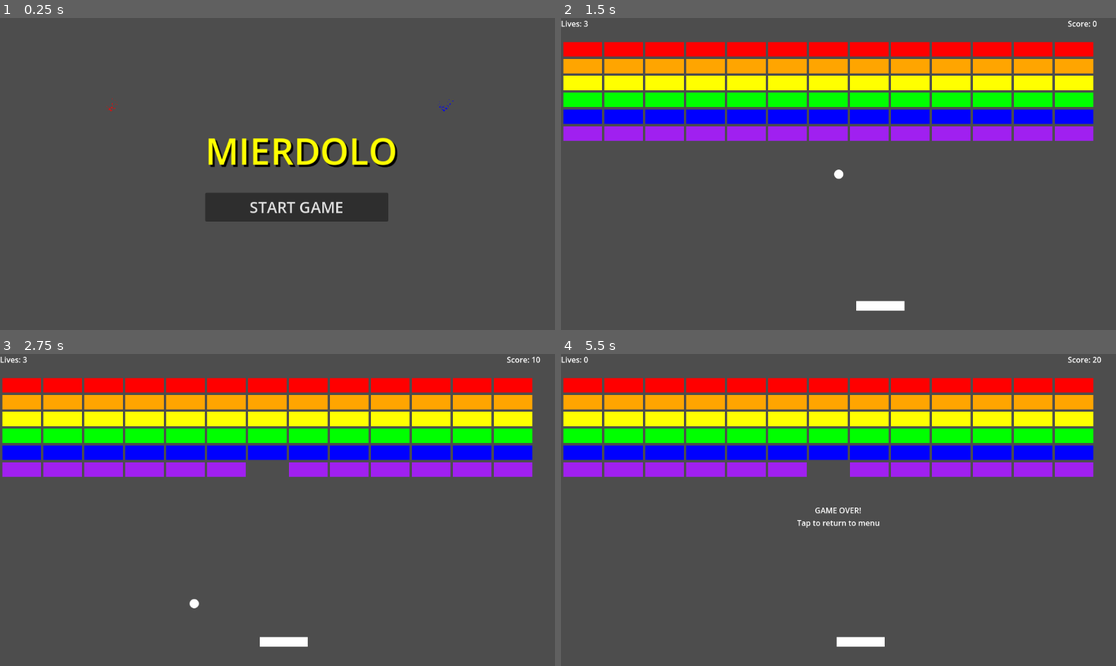
Above: before the commit, frames 1-4 (two rows, left to right).
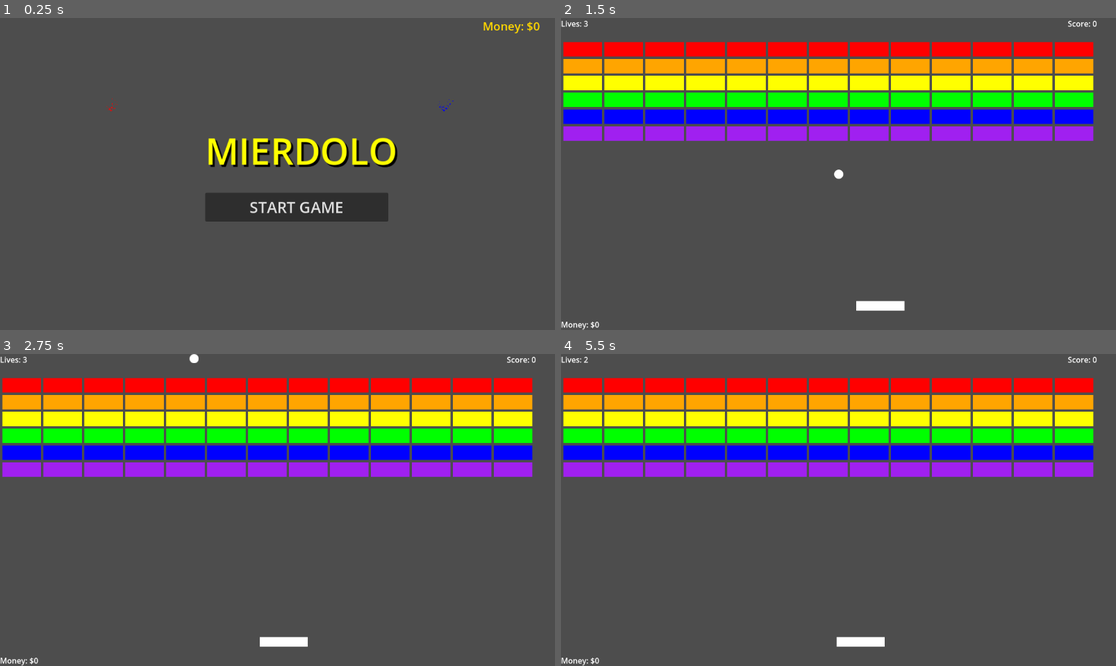
Above: after the commit, the same moments.

Repository: Jav1B/arkaclone
Game: Godot game, scene res://main_menu.tscn
Same seed, same stepped clock (60 frames per second), same inputs: the game is played once before the commit and once after it.
Inputs (mouse positions are in pixels of both pictures, inside the frame that each line leads up to):
- Up to frame 1 (0.25 s): no input
- Up to frame 2 (1.5 s): click "START GAME" at 0.5 s; tap Enter (ui_accept) at 1.25 s; move the mouse to (960, 158) at 1.27 s; press the mouse at (960, 158) at 1.28 s; hold Right (ui_right) from 1.28 s (still down)
- Up to frame 3 (2.75 s): tap Enter (ui_accept) at 1.52, 1.55, 1.82, 2.1, 2.27, 2.57 s; move the mouse to (166, 525) at 2.02 s; release Right (ui_right) at 2.03 s; release the mouse at (166, 525) at 2.03 s; hold Left (ui_left) from 2.03 s (still down); click (166, 525) at 2.3 s
- Up to frame 4 (5.5 s): move the mouse to (894, 441) at 2.77 s; release Left (ui_left) at 2.78 s; press the mouse at (894, 441) at 2.78 s; hold Right (ui_right) 2.78-4.28 s; tap Enter (ui_accept) at 3.05, 3.77, 4.07, 5.27 s; move the mouse to (810, 572) at 3.52 s; release the mouse at (810, 572) at 3.53 s; click (810, 572) at 3.6 s; move the mouse to (1005, 556) at 4.27 s; hold Enter (ui_accept) 4.28-5.03 s; hold Left (ui_left) from 4.28 s (still down); move the mouse to (672, 463) at 5.02 s; click (672, 463) at 5.1 s

The runs differ from the first frame. In frame 1, 0.1% of the frame differs, in the area x 87-98%, y 1-5%; in frame 2, less than 0.1%; in frame 3, 0.5%; in frame 4, 0.7%, in the area x 0-98%, y 0-100%.

Commit message:
Add comprehensive money system with persistent storage
💰 Money System Features:
- MoneyManager singleton with persistent cookie/file storage
- Falling money drops that must be caught with paddle
- Multi-hit bricks with progressive damage visualization
- Bigger money rewards for deeper/harder bricks

🎮 Gameplay Mechanics:
- Front rows: 1 hit, $10 reward
- Middle rows: 2 hits, $25 reward
- Back rows: 3 hits, $50 reward
- Bricks show visual damage (darkening, cracks)
- Money drops fall and expire after 10 seconds

💎 Money Drop System:
- Different colored money bags based on value
- Green ($), Yellow ($$), Gold ($$$) visual indicators
- Physics-based falling with collection detection
- Money persists between games and sessions

🖥️ UI Integration:
- Money display in both main menu and game
- Real-time updates when money is collected
- Golden money text styling in main menu
- Bottom-left positioning during gameplay

Money is saved to user://money_save.cfg and persists across game sessions\!

🤖 Generated with [Claude Code](https://claude.ai/code)

Co-Authored-By: Claude <noreply@anthropic.com>

Diff:
--- a/brick.gd
+++ b/brick.gd
@@ -3,17 +3,51 @@
 @export var brick_width = 80.0
 @export var brick_height = 30.0
 @export var brick_color = Color.RED
+@export var hits_required = 1
+@export var money_value = 10
 
 signal destroyed
+signal money_dropped(amount, pos)
+
+var current_hits = 0
 
 func _ready():
+	update_brick_appearance()
+
+func update_brick_appearance():
 	# Create a colored rectangle for the brick
 	var sprite = $BrickSprite
 	var texture = ImageTexture.new()
 	var image = Image.create(int(brick_width), int(brick_height), false, Image.FORMAT_RGB8)
-	image.fill(brick_color)
+
+	# Darken brick based on damage taken
+	var damage_factor = float(current_hits) / float(hits_required)
+	var current_color = brick_color.lerp(Color.BLACK, damage_factor * 0.5)
+	image.fill(current_color)
+
+	# Add cracks if damaged
+	if current_hits > 0 and hits_required > 1:
+		add_cracks_to_image(image, damage_factor)
+
 	texture.set_image(image)
 	sprite.texture = texture
+
+func add_cracks_to_image(image: Image, damage_factor: float):
+	var width = int(brick_width)
+	var height = int(brick_height)
+
+	# Add some simple crack lines
+	if damage_factor > 0.3:
+		# Horizontal crack
+		for x in range(width):
+			if x % 3 == 0:  # Sparse crack
+				image.set_pixel(x, height / 2, Color.DARK_GRAY)
+
+	if damage_factor > 0.6:
+		# Vertical crack
+		for y in range(height):
+			if y % 2 == 0:  # Sparse crack
+				image.set_pixel(width / 2, y, Color.DARK_GRAY)
 
 	# Set up collision shape
 	var collision = $BrickCollision
@@ -28,5 +62,20 @@
 	physics_material_override = brick_material
 
 func hit():
-	destroyed.emit()
-	queue_free()
+	current_hits += 1
+
+	if current_hits >= hits_required:
+		# Brick is destroyed - drop money
+		money_dropped.emit(money_value, global_position)
+		destroyed.emit()
+		queue_free()
+	else:
+		# Brick is damaged but not destroyed - update appearance
+		update_brick_appearance()
+
+func setup_brick(color: Color, hits: int, money: int):
+	brick_color = color
+	hits_required = hits
+	money_value = money
+	current_hits = 0
+	update_brick_appearance()
--- a/main.gd
+++ b/main.gd
@@ -3,6 +3,7 @@
 var paddle_scene = preload("res://paddle.tscn")
 var ball_scene = preload("res://ball.tscn")
 var brick_scene = preload("res://brick.tscn")
+var money_drop_scene = preload("res://money_drop.tscn")
 
 var paddle
 var ball
@@ -12,11 +13,16 @@
 
 @onready var score_label = $UI/ScoreLabel
 @onready var lives_label = $UI/LivesLabel
+@onready var money_label = $UI/MoneyLabel
 @onready var game_over_label = $UI/GameOverLabel
 
 func _ready():
 	create_boundaries()
 	setup_game()
+
+	# Connect to money system
+	MoneyManager.money_changed.connect(_on_money_changed)
+	update_ui()
 
 func create_boundaries():
 	# Create invisible walls around the screen
@@ -95,12 +101,25 @@
 	for row in range(rows):
 		for col in range(cols):
 			var brick = brick_scene.instantiate()
-			brick.brick_color = colors[row % colors.size()]
+
+			# Deeper rows require more hits and give more money
+			var hits_required = 1
+			var money_value = 10
+
+			if row >= 4:  # Back two rows
+				hits_required = 3
+				money_value = 50
+			elif row >= 2:  # Middle two rows
+				hits_required = 2
+				money_value = 25
+
+			brick.setup_brick(colors[row % colors.size()], hits_required, money_value)
 			brick.position = Vector2(
 				col * (brick_width + padding) + brick_width / 2 + padding,
 				row * (brick_height + padding) + brick_height / 2 + 50
 			)
 			brick.destroyed.connect(_on_brick_destroyed)
+			brick.money_dropped.connect(_on_money_dropped)
 			bricks.append(brick)
 			add_child(brick)
 
@@ -141,6 +160,15 @@
 func update_ui():
 	score_label.text = "Score: " + str(score)
 	lives_label.text = "Lives: " + str(lives)
+	money_label.text = "Money: $" + str(MoneyManager.get_money())
+
+func _on_money_changed(new_amount: int):
+	money_label.text = "Money: $" + str(new_amount)
+
+func _on_money_dropped(amount: int, pos: Vector2):
+	var money_drop = money_drop_scene.instantiate()
+	money_drop.setup_money_drop(amount, pos)
+	add_child(money_drop)
 
 func _input(event):
 	if (event.is_action_pressed("ui_accept") or event.is_action_pressed("click")) and game_over_label.visible:
--- a/main.tscn
+++ b/main.tscn
@@ -20,6 +20,14 @@
 offset_bottom = 23.0
 text = "Lives: 3"
 
+[node name="MoneyLabel" type="Label" parent="UI"]
+anchors_preset = 2
+anchor_top = 1.0
+anchor_bottom = 1.0
+offset_top = -23.0
+offset_right = 100.0
+text = "Money: $0"
+
 [node name="GameOverLabel" type="Label" parent="UI"]
 anchors_preset = 8
 anchor_left = 0.5
--- a/main_menu.gd
+++ b/main_menu.gd
@@ -2,6 +2,7 @@
 
 @onready var title_label = $MenuContainer/TitleLabel
 @onready var start_button = $MenuContainer/StartButton
+@onready var money_display = $MoneyDisplay
 @onready var fireworks_left = $FireworksLeft
 @onready var fireworks_right = $FireworksRight
 
@@ -38,8 +39,20 @@
 	# Set up fireworks
 	setup_fireworks()
 
-	# Connect button signal
+	# Set up money display
+	money_display.text = "Money: $" + str(MoneyManager.get_money())
+	money_display.add_theme_font_size_override("font_size", 24)
+	money_display.add_theme_color_override("font_color", Color.GOLD)
+	money_display.anchors_preset = Control.PRESET_TOP_RIGHT
+	money_display.anchor_left = 1.0
+	money_display.anchor_right = 1.0
+	money_display.offset_left = -150
+	money_display.offset_right = -10
+	money_display.offset_bottom = 30
+
+	# Connect signals
 	start_button.pressed.connect(_on_start_pressed)
+	MoneyManager.money_changed.connect(_on_money_changed)
 
 	# Start title animation
 	animate_title()
@@ -108,6 +121,9 @@
 func _on_start_pressed():
 	get_tree().change_scene_to_file("res://main.tscn")
 
+func _on_money_changed(new_amount: int):
+	money_display.text = "Money: $" + str(new_amount)
+
 func _input(event):
 	# Handle touch/click to start game
 	if event.is_action_pressed("click"):
--- a/main_menu.tscn
+++ b/main_menu.tscn
@@ -3,11 +3,13 @@
 [ext_resource type="Script" path="res://main_menu.gd" id="1"]
 
 [node name="root" type="Control"]
-script = ExtResource("1")
 layout_mode = 3
 anchors_preset = 15
 anchor_right = 1.0
 anchor_bottom = 1.0
+grow_horizontal = 2
+grow_vertical = 2
+script = ExtResource("1")
 
 [node name="MenuContainer" type="VBoxContainer" parent="."]
 layout_mode = 0
@@ -21,3 +23,13 @@
 [node name="FireworksLeft" type="GPUParticles2D" parent="."]
 
 [node name="FireworksRight" type="GPUParticles2D" parent="."]
+
+[node name="MoneyDisplay" type="Label" parent="."]
+layout_mode = 0
+anchors_preset = 1
+anchor_left = 1.0
+anchor_right = 1.0
+offset_left = -150.0
+offset_right = -10.0
+offset_bottom = 30.0
+text = "Money: $0"
--- /dev/null
+++ b/money_drop.gd
@@ -0,0 +1,89 @@
+extends RigidBody2D
+
+@export var money_value: int = 10
+@export var drop_size: float = 15.0
+
+signal collected(value)
+
+func _ready():
+	# Create money bag sprite based on value
+	create_money_sprite()
+
+	# Set up collision
+	var collision = $MoneyCollision
+	var shape = CircleShape2D.new()
+	shape.radius = drop_size
+	collision.shape = shape
+
+	# Set physics properties
+	gravity_scale = 1.0
+	linear_damp = 0.5
+
+	# Connect collision detection
+	body_entered.connect(_on_body_entered)
+
+	# Auto-destroy after 10 seconds if not collected
+	var timer = Timer.new()
+	timer.wait_time = 10.0
+	timer.one_shot = true
+	timer.timeout.connect(queue_free)
+	add_child(timer)
+	timer.start()
+
+func create_money_sprite():
+	var sprite = $MoneySprite
+	var texture = ImageTexture.new()
+	var size = int(drop_size * 2)
+	var image = Image.create(size, size, false, Image.FORMAT_RGBA8)
+	image.fill(Color.TRANSPARENT)
+
+	# Choose color and symbol based on money value
+	var bag_color: Color
+	var symbol: String
+
+	if money_value >= 50:
+		bag_color = Color.GOLD
+		symbol = "$$$"
+	elif money_value >= 25:
+		bag_color = Color.YELLOW
+		symbol = "$$"
+	else:
+		bag_color = Color.GREEN
+		symbol = "$"
+
+	# Draw money bag (simple circle with $ symbol effect)
+	var center = Vector2(size / 2, size / 2)
+	for x in range(size):
+		for y in range(size):
+			var pos = Vector2(x, y)
+			var distance = pos.distance_to(center)
+
+			if distance <= drop_size - 2:
+				image.set_pixel(x, y, bag_color)
+			elif distance <= drop_size:
+				image.set_pixel(x, y, bag_color.darkened(0.3))
+
+	texture.set_image(image)
+	sprite.texture = texture
+
+func setup_money_drop(value: int, position: Vector2):
+	money_value = value
+	global_position = position
+
+	# Adjust size based on value
+	if value >= 50:
+		drop_size = 20.0
+	elif value >= 25:
+		drop_size = 17.0
+	else:
+		drop_size = 15.0
+
+	create_money_sprite()
+
+func _on_body_entered(body):
+	# Check if collected by paddle (in bottom area of screen)
+	var screen_size = get_viewport().get_visible_rect().size
+	if position.y > screen_size.y * 0.7:  # In bottom 30% of screen
+		collected.emit(money_value)
+		MoneyManager.add_money(money_value)
+		queue_free()
--- /dev/null
+++ b/money_drop.tscn
@@ -0,0 +1,12 @@
+[gd_scene load_steps=2 format=3]
+
+[ext_resource type="Script" path="res://money_drop.gd" id="1"]
+
+[node name="root" type="RigidBody2D"]
+script = ExtResource("1")
+contact_monitor = true
+max_contacts_reported = 10
+
+[node name="MoneySprite" type="Sprite2D" parent="."]
+
+[node name="MoneyCollision" type="CollisionShape2D" parent="."]
--- /dev/null
+++ b/money_manager.gd
@@ -0,0 +1,34 @@
+extends Node
+
+signal money_changed(new_amount)
+
+var money: int = 0
+
+func _ready():
+	load_money()
+
+func add_money(amount: int):
+	money += amount
+	money_changed.emit(money)
+	save_money()
+
+func get_money() -> int:
+	return money
+
+func save_money():
+	# Save to OS user directory (works on web as local storage)
+	var config = ConfigFile.new()
+	config.set_value("player", "money", money)
+	var save_path = "user://money_save.cfg"
+	config.save(save_path)
+
+func load_money():
+	var config = ConfigFile.new()
+	var save_path = "user://money_save.cfg"
+
+	if config.load(save_path) == OK:
+		money = config.get_value("player", "money", 0)
+	else:
+		money = 0
+
+	money_changed.emit(money)
--- a/project.godot
+++ b/project.godot
@@ -22,6 +22,10 @@
 "events": [Object(InputEventMouseButton,"resource_local_to_scene":false,"resource_name":"","device":-1,"window_id":0,"a …(397 unchanged characters)…
 }
 
+[autoload]
+
+MoneyManager="*res://money_manager.gd"
+
 [dotnet]
 
 project/assembly_name="New Game Project"
